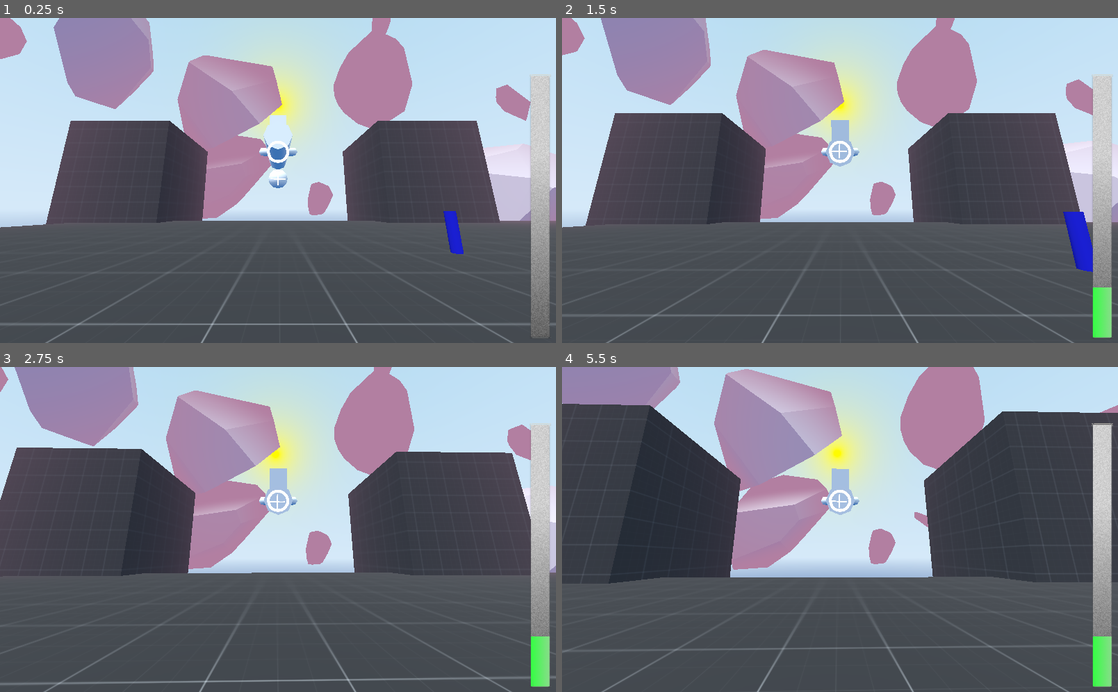
Above: before the commit, frames 1-4 (two rows, left to right).
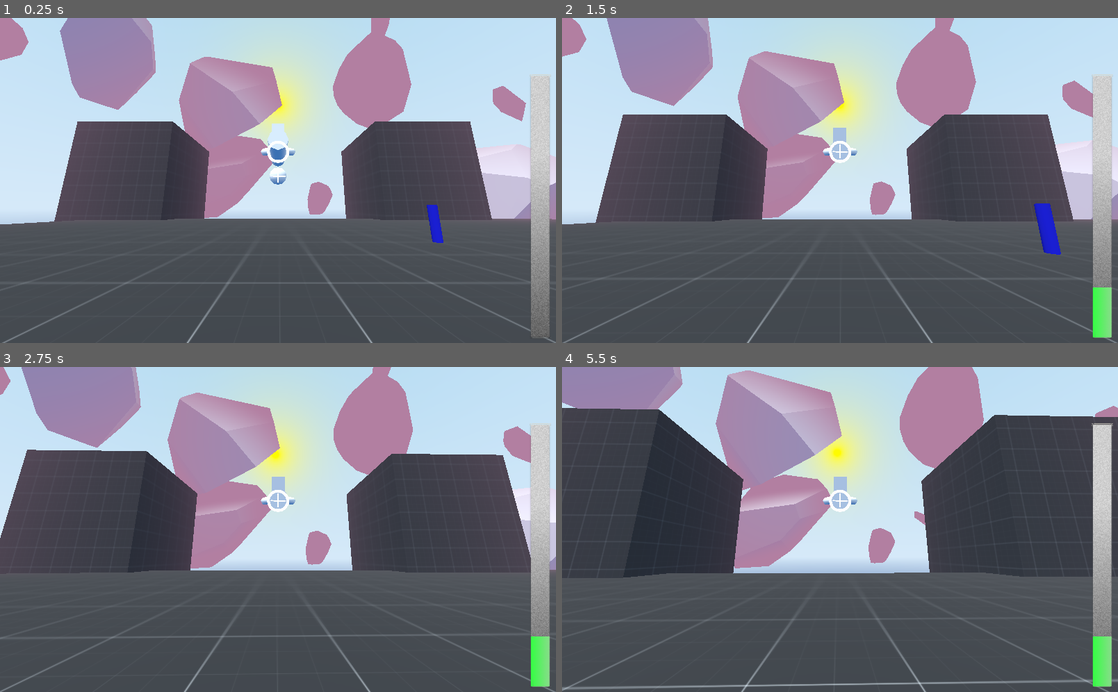
Above: after the commit, the same moments.

Repository: Kaio20/HyperSpaceTrucker
Game: Godot game, scene res://TestScene.tscn
Two runs of this game, one before a commit and one after it. Both use one fixed random seed, a clock stepped at 60 frames per second and the inputs below.
Inputs (mouse positions are in pixels of both pictures, inside the frame that each line leads up to):
- Up to frame 1 (0.25 s): no input
- Up to frame 2 (1.5 s): move the mouse to (867, 180) at 0.52 s; hold Right mouse button (camera_rotate) 0.53-1.28 s; hold W (forward) from 0.53 s (still down); move the mouse to (812, 180) at 1.27 s; right-click (812, 180) at 1.35 s
- Up to frame 3 (2.75 s): keep holding W (forward); move the mouse to (289, 523) at 2.02 s; hold Right mouse button (camera_rotate) from 2.03 s (still down)
- Up to frame 4 (5.5 s): keep holding W (forward); move the mouse to (834, 536) at 2.77 s; release Right mouse button (camera_rotate) at 2.78 s; right-click (834, 536) at 2.85 s; move the mouse to (878, 532) at 3.52 s; hold Right mouse button (camera_rotate) 3.53-4.28 s; move the mouse to (795, 526) at 4.27 s; right-click (795, 526) at 4.35 s; move the mouse to (845, 529) at 5.02 s; hold Right mouse button (camera_rotate) from 5.03 s (still down)

The runs differ from the first frame. In frame 1, 4.5% of the frame differs, in the area x 0-100%, y 0-100%; in frame 2, 5.3%; in frame 3, 4.6%; in frame 4, 4.4%.

Commit message:
Minor tweaks

Diff:
--- a/Player.gd
+++ b/Player.gd
@@ -14,13 +14,15 @@
 
 #2D Vector between Ist and Soll
 var move_2d: Vector2
+#2D Vector for tolerance, the Soll clamps to Ist after reaching this limit
+export var move_2d_tolerance = 3
 #2D Vector of Mouse Movement
 var mouse_move: Vector2
 
 # Camera related
-var min_look_angle = -40
-var max_look_angle = 85
-var look_modifier = 40
+export(int, -90, 0) var min_look_angle = -40
+export(int, 0, 90) var max_look_angle = 85
+export(int, 40, 120) var look_modifier = 80 #Look speed
 
 # Movement related
 var pitch_input = 0
@@ -70,10 +72,11 @@
 	ui_ist.rect_position.y =  outer_camera.unproject_position($BaseIst/Ist.global_transform.origin).y - ( ui_ist.rect_size.y / 2 )
 
 
-	if (ui_soll.rect_position - ui_ist.rect_position).length() > 2:
+	if (ui_soll.rect_position - ui_ist.rect_position).length() > move_2d_tolerance:
 		move_2d = (ui_soll.rect_position - ui_ist.rect_position).normalized()
 	else:
 		move_2d = Vector2.ZERO #Cancel movement if the deviation is too low
+		ui_ist.rect_position = ui_soll.rect_position
 
 
 func get_input(delta):
--- a/Player.tscn
+++ b/Player.tscn
@@ -53,7 +53,7 @@
 [node name="CameraSpatial" type="Spatial" parent="."]
 
 [node name="SpringArm" type="SpringArm" parent="CameraSpatial"]
-transform = Transform( 1, 0, 0, 0, 1, 0, 0, 0, 1, 0, 0, 6.05912 )
+transform = Transform( 1, 0, 0, 0, 1, 0, 0, 0, 1, 0, 0, 8 )
 shape = SubResource( 2 )
 
 [node name="OuterCamera" type="Camera" parent="CameraSpatial/SpringArm"]
